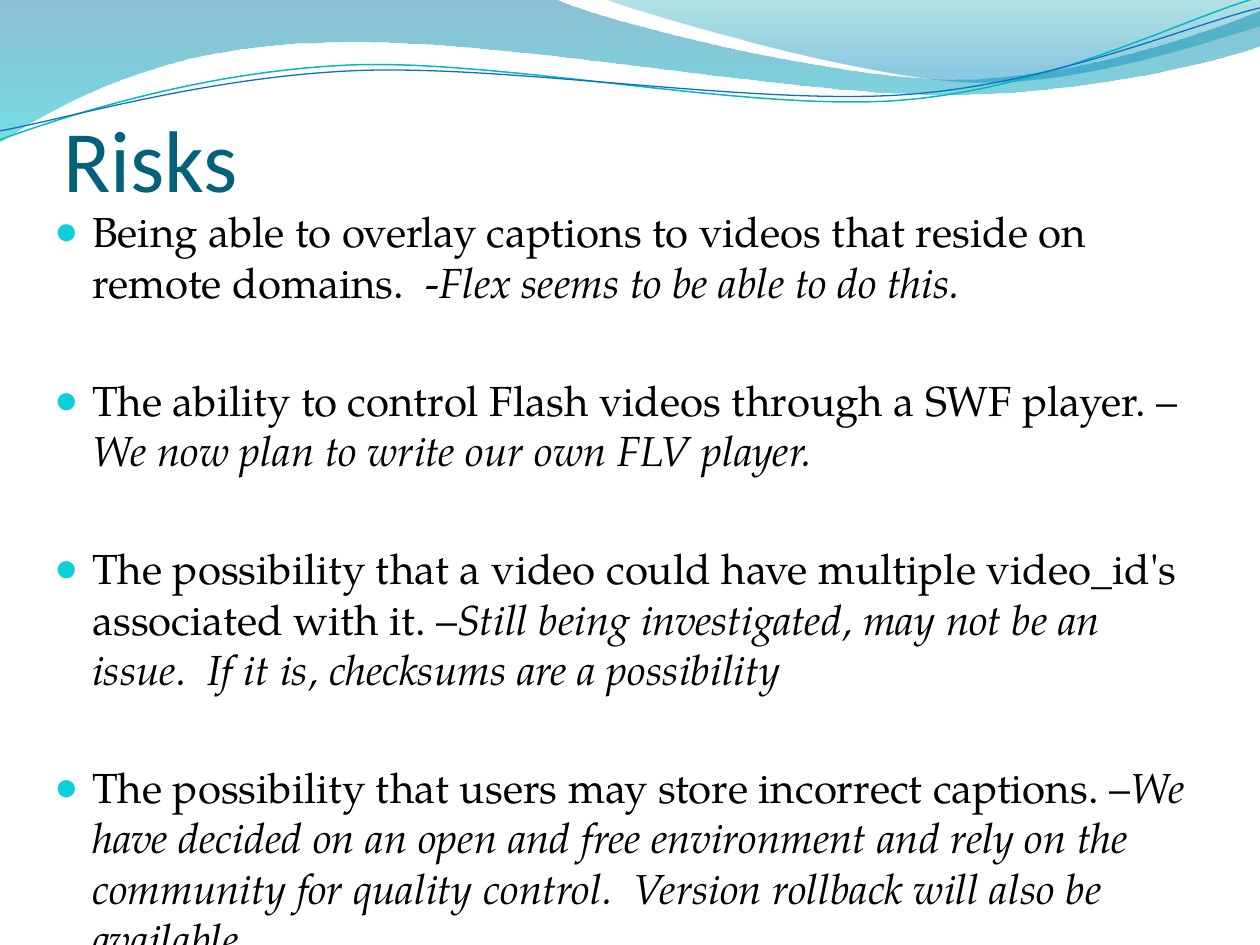
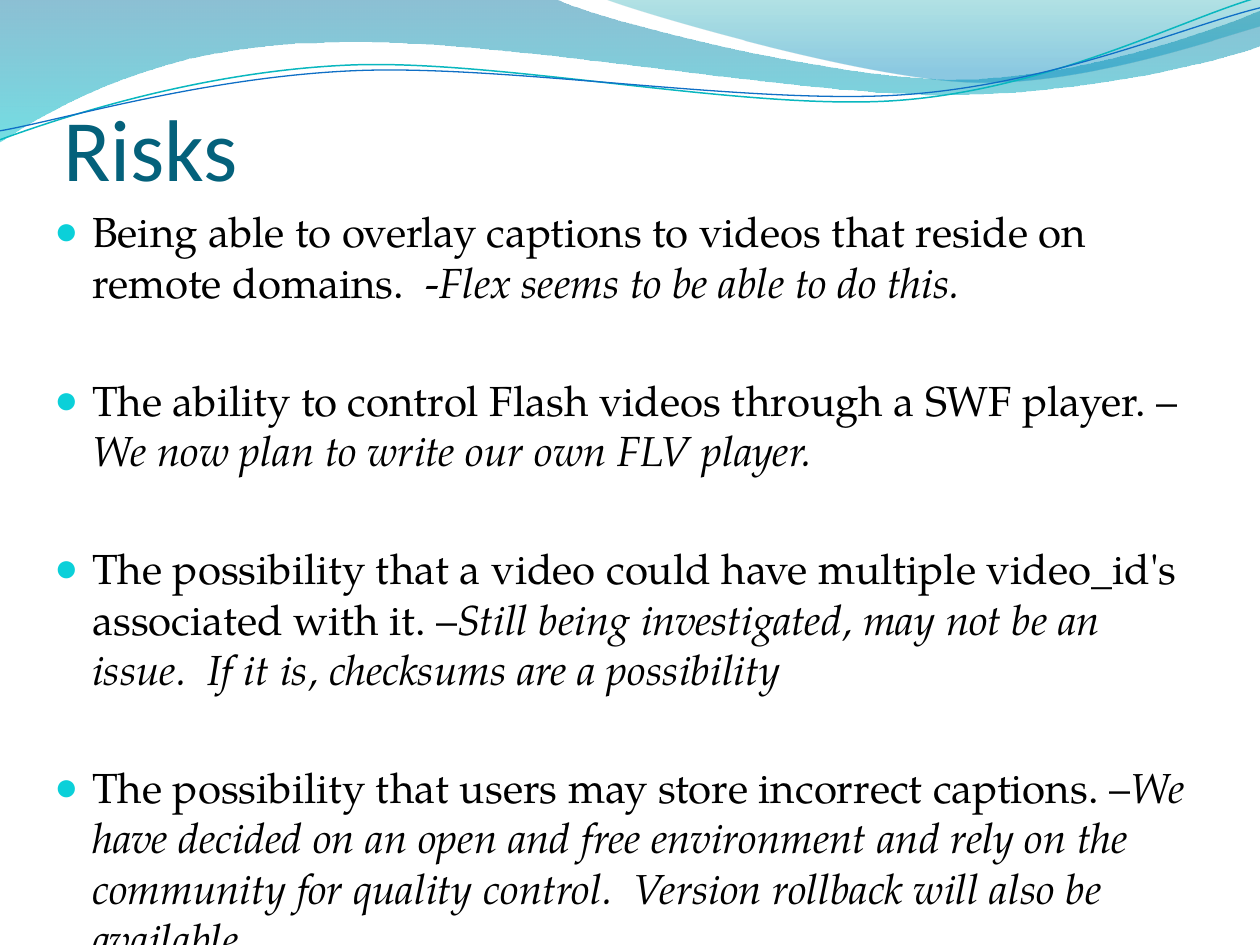
Before and after one commit to ProjPossibility/pp-community-captioner, a slide deck: slide 24 of CC.pptx. Drawn at 1260x945 pixels with LibreOffice and Linux fonts; fonts in the diff are those of the drawing; background and template pictures are left out. Boxes give left, top, right and bottom in pixels: in the first picture for what was removed or moved away, otherwise in the second. Text is boxed around its words. In the diff, an @@ line names an element or a change of style, - is before the commit and + after.

```diff
--- a/CC.pptx
+++ b/CC.pptx
@@ title "Risks" rewrapped from [63, 131, 238, 193] to [63, 109, 238, 182] @@
```
